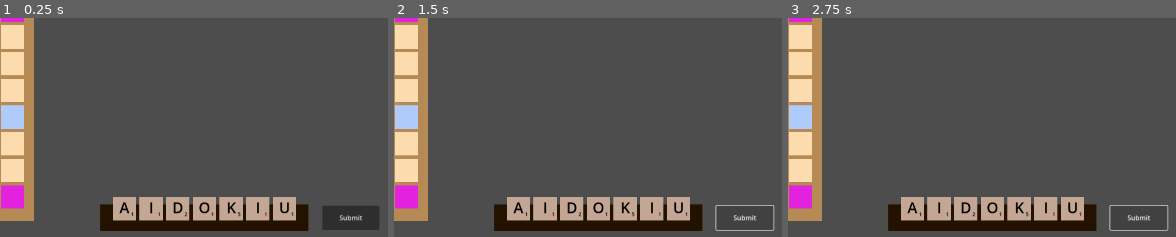
Above: before the commit, frames 1-3 (left to right).
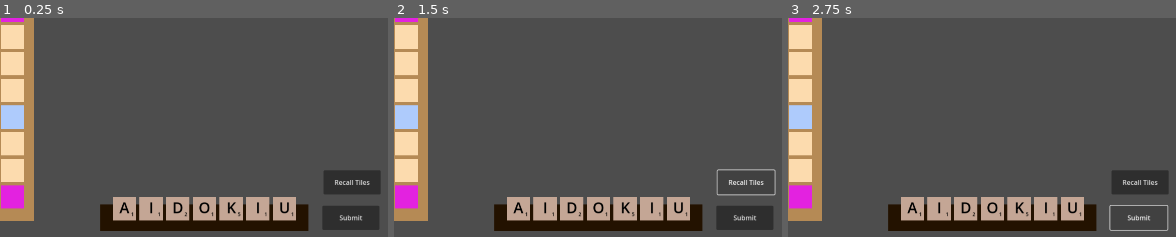
Above: after the commit, the same moments.

Repository: frances-m/scrabble-clone
Game: Godot game, scene res://scrabble.tscn
Same seed, same stepped clock (60 frames per second), same inputs: the game is played once before the commit and once after it.
Inputs:
- Up to frame 1 (0.25 s): no input
- Up to frame 2 (1.5 s): click "Submit" at 0.5 s; click "Submit" (after the commit: "Recall Tiles") at 1.25 s
- Up to frame 3 (2.75 s): click "Submit" at 2 s
The pictures show only the part of the screen within x 50-100%, y 50-100%; the shares and areas given below are measured in that part.

The runs differ from the first frame. In frame 1, 1.5% of the frame differs, in the area x 83-98%, y 69-81%; in frame 2, 0.7%; in frame 3, 1.5%.

Commit message:
recall button

Diff:
--- a/rack.gd
+++ b/rack.gd
@@ -7,13 +7,18 @@
 var tiles: Array = []
 
 @onready var player: int = get_meta("player", 0)
+@onready var recall_button: Node2D = get_parent().get_node("%RecallButton")
 
 func _ready() -> void:
 	if player == 1:
 		draw_tiles()
 	else:
 		visible = false
+	_init_listeners()
+
+func _init_listeners() -> void:
 	BoardState.connect("tiles_scored", Callable(self, "_on_tiles_scored"))
+	recall_button.connect("clicked", Callable(self, "_recall_tiles"))
 
 func draw_tiles() -> void:
 	var tiles_to_draw: int = MAX_TILES - tiles.size()
@@ -63,3 +68,15 @@
 		tiles.append(tile)
 
 	position_tiles()
+
+func _recall_tiles() -> void:
+	var placed_tiles = BoardState.pending_tiles
+	BoardState.pending_tiles = []
+
+	for tile in placed_tiles:
+		if tile.square:
+			tile.square.tile = null
+		tile.square = null
+		tile.placed = false
+		tiles.append(tile)
+		position_tiles()
--- /dev/null
+++ b/recall_button.gd
@@ -0,0 +1,6 @@
+extends Node2D
+
+signal clicked()
+
+func _on_button_button_up() -> void:
+	emit_signal("clicked")
--- /dev/null
+++ b/recall_button.tscn
@@ -0,0 +1,13 @@
+[gd_scene load_steps=2 format=3 uid="uid://cmbf5nwii4hob"]
+
+[ext_resource type="Script" uid="uid://bw8ja1ssstfyy" path="res://recall_button.gd" id="1_20o6s"]
+
+[node name="RecallButton" type="Node2D"]
+script = ExtResource("1_20o6s")
+
+[node name="Button" type="Button" parent="."]
+offset_right = 137.0
+offset_bottom = 58.0
+text = "Recall Tiles"
+
+[connection signal="button_up" from="Button" to="." method="_on_button_button_up"]
--- a/scrabble.tscn
+++ b/scrabble.tscn
@@ -1,9 +1,10 @@
-[gd_scene load_steps=5 format=3 uid="uid://1wv1877ickdx"]
+[gd_scene load_steps=6 format=3 uid="uid://1wv1877ickdx"]
 
 [ext_resource type="PackedScene" uid="uid://c0dtwaassli2a" path="res://rack.tscn" id="2_pbdxk"]
 [ext_resource type="PackedScene" uid="uid://cgtso5mntix66" path="res://game_board.tscn" id="2_xtowr"]
 [ext_resource type="PackedScene" uid="uid://ctbn7g46l8ifn" path="res://submit_button.tscn" id="3_pbdxk"]
 [ext_resource type="PackedScene" uid="uid://camdjstu0b8b6" path="res://score.tscn" id="4_4etum"]
+[ext_resource type="PackedScene" uid="uid://cmbf5nwii4hob" path="res://recall_button.tscn" id="4_pmtqc"]
 
 [node name="Scrabble" type="Node2D"]
 
@@ -21,6 +22,10 @@
 [node name="SubmitButton" parent="." instance=ExtResource("3_pbdxk")]
 position = Vector2(1736, 981)
 
+[node name="RecallButton" parent="." instance=ExtResource("4_pmtqc")]
+unique_name_in_owner = true
+position = Vector2(1739, 896)
+
 [node name="Player1Score" parent="." instance=ExtResource("4_4etum")]
 offset_left = 1681.0
 offset_top = 37.0
Not shown, added: recall_button.gd.uid
